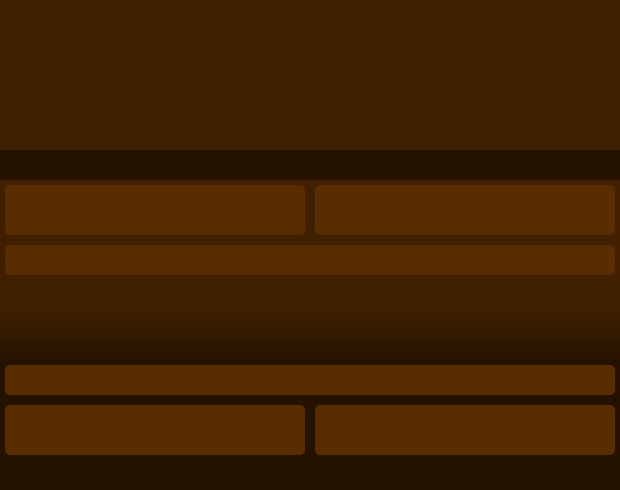
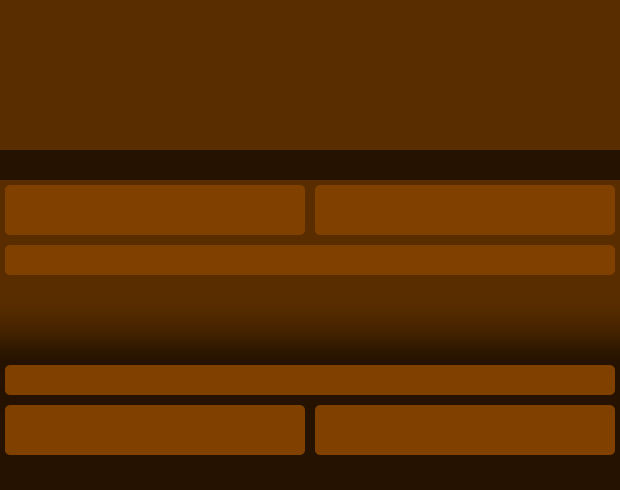
The second 620x490 image is a revision of the first. Changes to its layers:
pixels changed over [left=0, top=0, right=620, bottom=455] (layer not identified)
